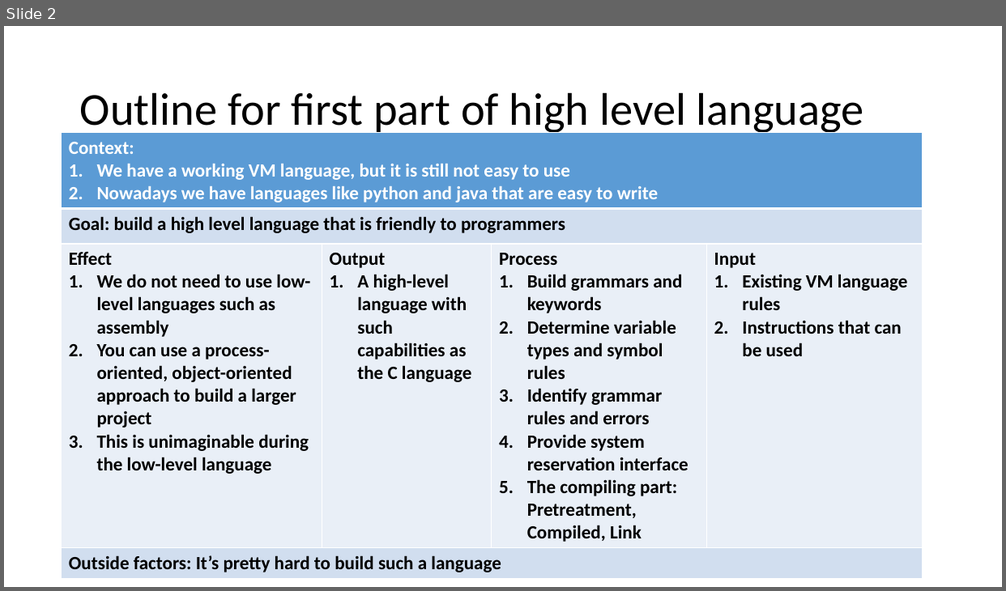
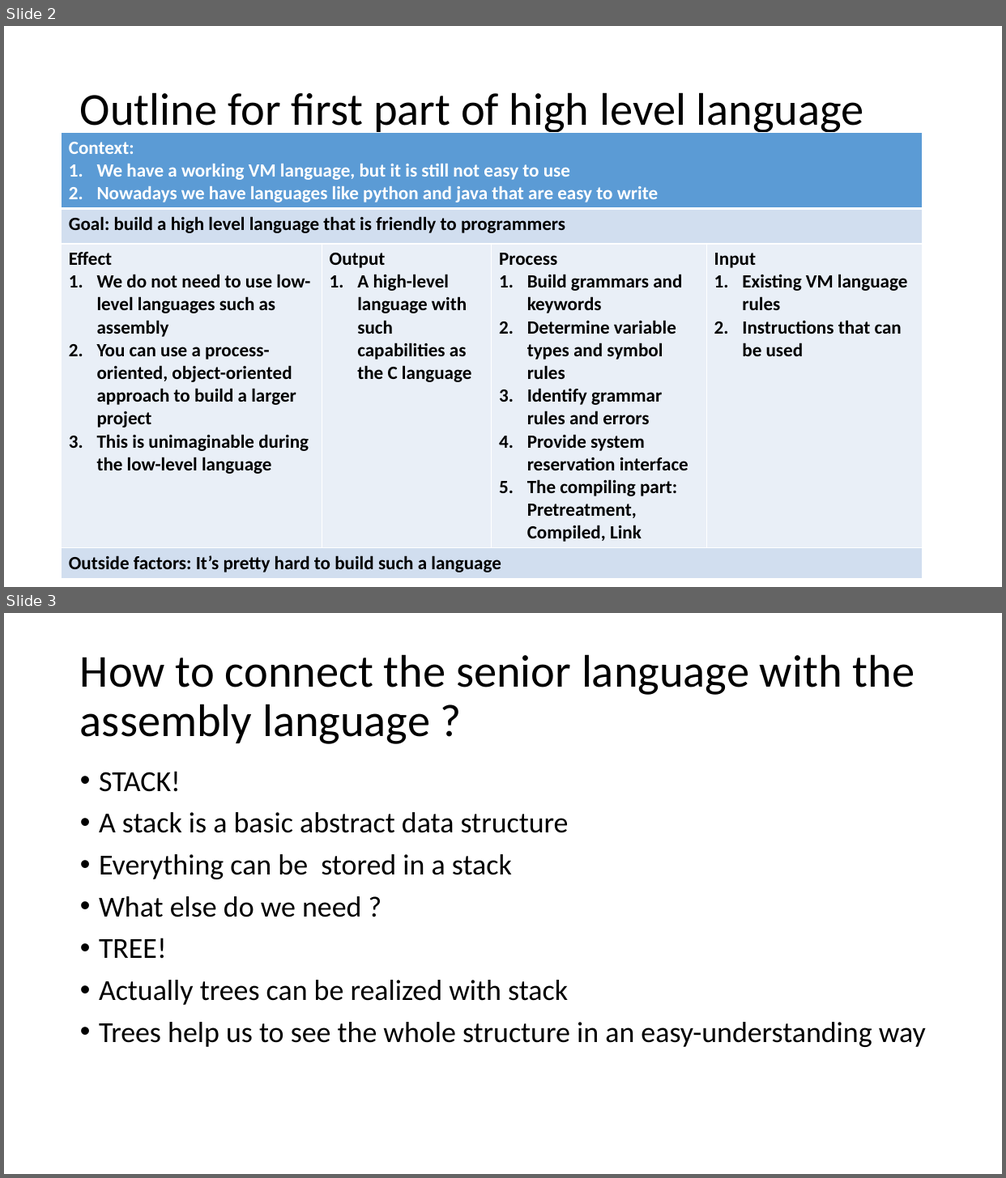
Before and after one commit to LouiValley/System-Design-in-Computational-Thinking-2018-Spring, a slide deck: team1/ppt/pre04.pptx. Shown one above the other, each under a label of ours: slide 2 before the commit, slides 2 and 3 after it. The pictures are 1006x591 and 1006x1178 pixels, drawn with LibreOffice and Linux fonts; fonts in the diff are those of the drawing. Boxes give left, top, right and bottom in pixels: in the first picture for what was removed or moved away, otherwise in the second. Text is boxed around its words. In the diff, an @@ line names an element or a change of style, - is before the commit and + after.

```diff
--- a/team1/ppt/pre04.pptx
+++ b/team1/ppt/pre04.pptx
@@ slide 3 added at [4,613,1002,1174], background #FFFFFF @@
@@ title added at [80,654,914,744], 44 pt, text #000000 @@
+How to connect the senior language with the assembly language ?
@@ text added at [99,771,926,1047], 28 pt, text #000000 @@
+• STACK!
+• A stack is a basic abstract data structure
+• Everything can be stored in a stack
+• What else do we need ?
+• TREE!
+• Actually trees can be realized with stack
+• Trees help us to see the whole structure in an easy-understanding way
```
Also in this commit, not shown: 12 other slides added, 1 slide removed.
